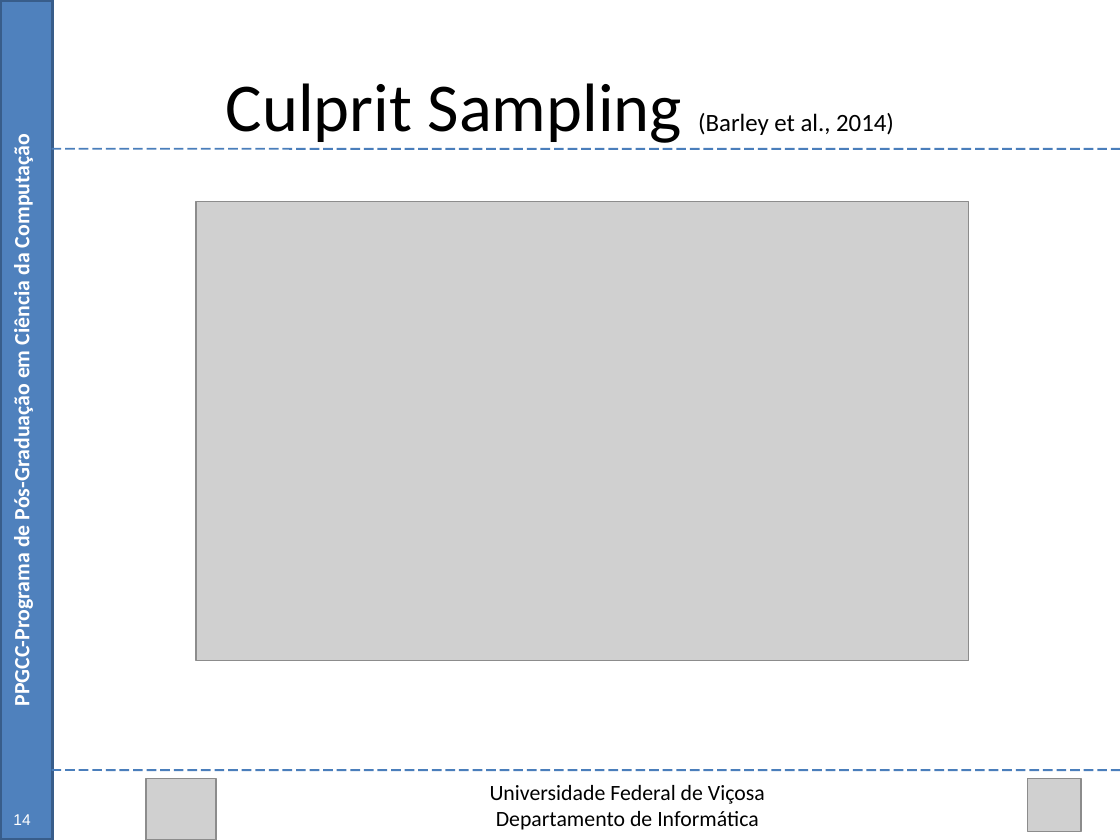
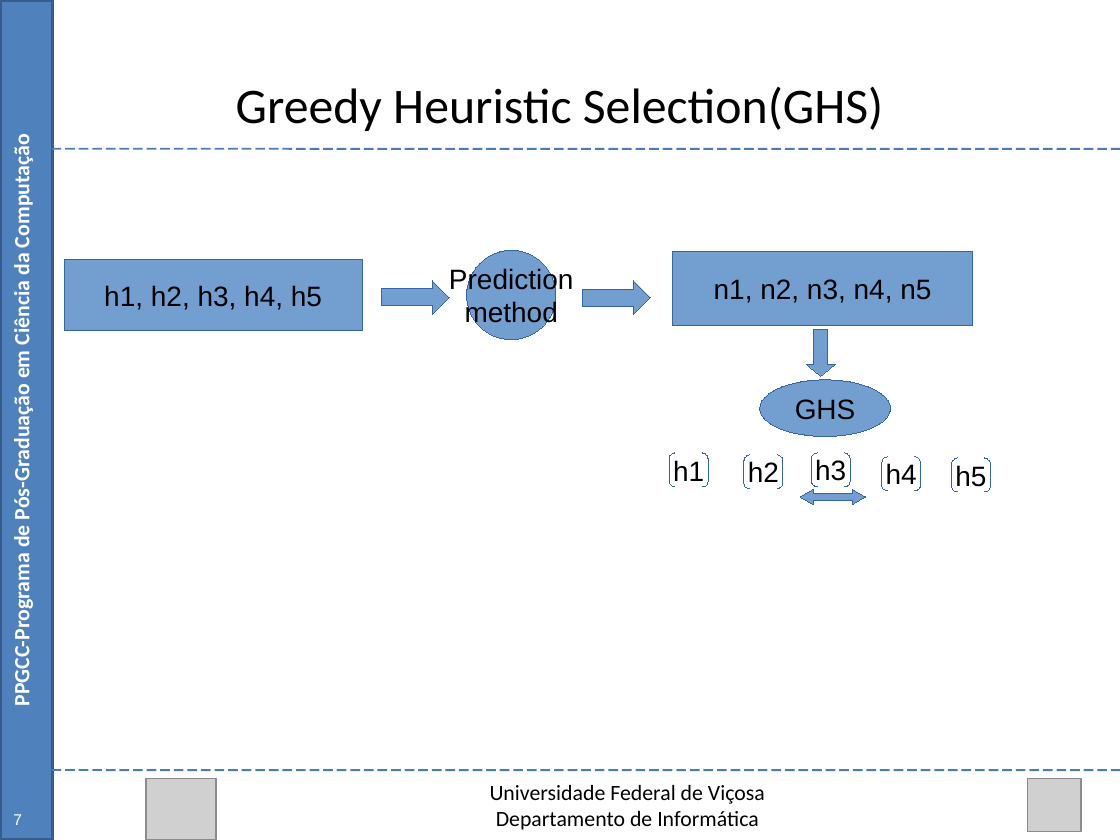
Before and after one commit to Marvinsky/research-marvin, a slide deck: slide 29 of latex/odp/dissertation_v12.odp (slide 49 before the commit). Drawn at 1120x840 pixels with LibreOffice and Linux fonts; fonts in the diff are those of the drawing; grey boxes stand for pictures. Boxes give left, top, right and bottom in pixels: in the first picture for what was removed or moved away, otherwise in the second. Text is boxed around its words. In the diff, an @@ line names an element or a change of style, - is before the commit and + after.

```diff
--- a/latex/odp/dissertation_v12.odp
+++ b/latex/odp/dissertation_v12.odp
@@ text at <box>236,87,883,131</box>: text changed; size 16 to 32 pt @@
-Culprit Sampling (Barley et al., 2014)
+Greedy Heuristic Selection(GHS)
@@ picture removed at <box>196,202,969,661</box> @@
@@ rectangle added at <box>64,259,362,330</box>, fill #729FCF, outline #3465A4 0 pt, 18 pt, text #000000 @@
+h1, h2, h3, h4, h5
@@ ellipse added at <box>467,250,557,339</box>, fill #729FCF, outline #3465A4 0 pt, 18 pt, text #000000 @@
+Prediction
+method
@@ rectangle added at <box>673,252,972,326</box>, fill #729FCF, outline #3465A4 0 pt, 18 pt, text #000000 @@
+n1, n2, n3, n4, n5
@@ right arrow added at <box>381,280,449,314</box>, fill #729FCF, outline #3465A4 0 pt @@
@@ right arrow added at <box>582,281,651,315</box>, fill #729FCF, outline #3465A4 0 pt @@
@@ down arrow added at <box>806,329,836,376</box>, fill #729FCF, outline #3465A4 0 pt @@
@@ ellipse added at <box>759,380,890,437</box>, fill #729FCF, outline #3465A4 0 pt, 18 pt, text #000000 @@
+GHS
@@ bracket pair added at <box>670,452,709,486</box>, outline #3465A4 0 pt, 18 pt, text #000000 @@
+h1
@@ bracket pair added at <box>744,455,783,488</box>, outline #3465A4 0 pt, 18 pt, text #000000 @@
+h2
@@ bracket pair added at <box>811,452,850,486</box>, outline #3465A4 0 pt, 18 pt, text #000000 @@
+h3
@@ bracket pair added at <box>881,457,921,491</box>, outline #3465A4 0 pt, 18 pt, text #000000 @@
+h4
@@ bracket pair added at <box>952,458,991,492</box>, outline #3465A4 0 pt, 18 pt, text #000000 @@
+h5
@@ left right arrow added at <box>800,489,865,505</box>, fill #729FCF, outline #3465A4 0 pt @@
@@ text at <box>13,814,22,825</box>: text changed @@
-14
+7
```
Also in this commit, not shown: 18 other slides changed, 1 slide added.
